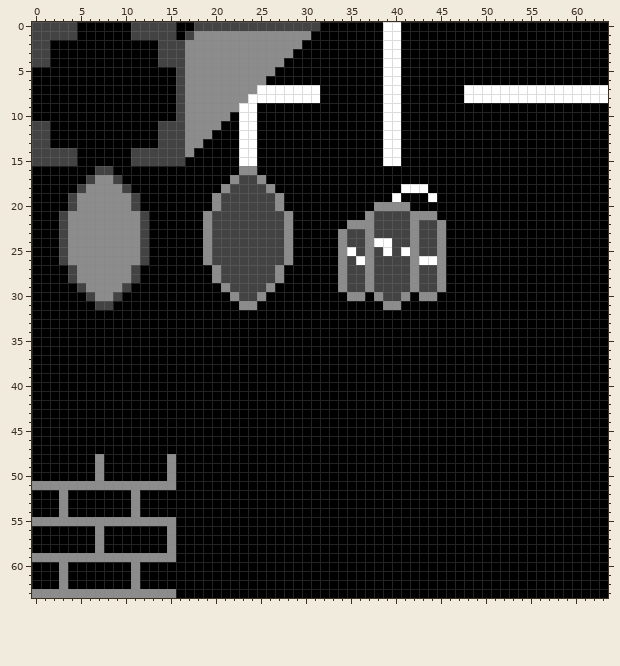
Edited in one commit: pixel-art file (game/assets/spritesheet-2bit.aseprite). The first picture shows the starting point.
64x64 pixels, 1 frame.
Now the later version:
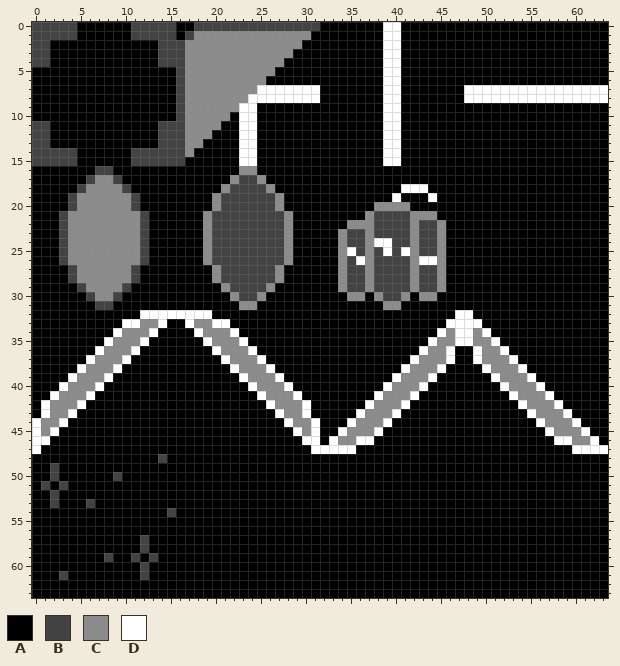
Palette (. is transparent): A #000000  B #434343  C #8c8c8c  D #ffffff
Changes in this commit:
layer "Layer 2" added
Layer "Layer 2":
Colour C becomes colour A in rows 48 to 50 at x 7 and 15; in row 51 at x 0, 2 and 4 to 15; in rows 52 to 54 at x 3 and 11; in row 55 at x 0 to 15; in rows 56 to 58 at x 7 and 15; in row 59 at x 0 to 7, 9 to 10, 12 and 14 to 15.
Colour C becomes colour A in row 60 at x 3 and 11; in row 61 at x 11; in row 62 at x 3 and 11; in row 63 at x 0 to 15.
Colour A becomes colour B in row 48 at x 14; in row 49 at x 2; in row 50 at x 2 and 9; in row 52 at x 2; in row 53 at x 2 and 6; in row 54 at x 15.
Colour A becomes colour B in rows 57 to 58 at x 12; in rows 60 to 61 at x 12.
Colour C becomes colour B in row 51 at x 1 and 3; in row 59 at x 8, 11 and 13; in row 61 at x 3.
Colour A becomes colour C in row 33 at x 12 to 13 and 18 to 19; in row 34 at x 10 to 12, 19 to 21, 46 and 49; in row 35 at x 9 to 11, 20 to 22, 45 to 46 and 49 to 50; in row 36 at x 8 to 10, 21 to 23, 44 to 45 and 50 to 51; in row 37 at x 7 to 9, 22 to 24, 43 to 45 and 50 to 52; in row 38 at x 6 to 8, 23 to 25, 42 to 44 and 51 to 53.
Colour A becomes colour C in row 39 at x 5 to 7, 24 to 26, 41 to 43 and 52 to 54; in row 40 at x 4 to 6, 25 to 27, 40 to 42 and 53 to 55; in row 41 at x 3 to 5, 26 to 28, 39 to 41 and 54 to 56; in row 42 at x 2 to 4, 27 to 29, 38 to 40 and 55 to 57; in row 43 at x 2 to 3, 28 to 29, 37 to 39 and 56 to 58; in row 44 at x 1 to 2, 29 to 30, 36 to 38 and 57 to 59.
Colour A becomes colour C in row 45 at x 1, 30, 35 to 37 and 58 to 60; in row 46 at x 34 to 35 and 60 to 61.
Colour A becomes colour D in row 32 at x 12 to 19 and 47 to 48; in row 33 at x 10 to 11, 14, 17, 20 to 21 and 46 to 49; in row 34 at x 9, 13, 18, 22, 45, 47 to 48 and 50; in row 35 at x 8, 12, 19, 23, 44, 47 to 48 and 51; in row 36 at x 7, 11, 20, 24, 43, 46, 49 and 52; in row 37 at x 6, 10, 21, 25, 42, 46, 49 and 53.
Colour A becomes colour D in row 38 at x 5, 9, 22, 26, 41, 45, 50 and 54; in row 39 at x 4, 8, 23, 27, 40, 44, 51 and 55; in row 40 at x 3, 7, 24, 28, 39, 43, 52 and 56; in row 41 at x 2, 6, 25, 29, 38, 42, 53 and 57; in row 42 at x 1, 5, 26, 30, 37, 41, 54 and 58; in row 43 at x 1, 4, 27, 30, 36, 40, 55 and 59.
Colour A becomes colour D in row 44 at x 0, 3, 28, 31, 35, 39, 56 and 60; in row 45 at x 0, 2, 29, 31, 34, 38, 57 and 61; in row 46 at x 0 to 1, 30 to 31, 33, 36 to 37, 58 to 59 and 62; in row 47 at x 0, 31 to 35 and 60 to 63.
Changed places in both pictures, as pixel boxes (x1, y1, x2, y2):
changed: (32, 310, 608, 598)
